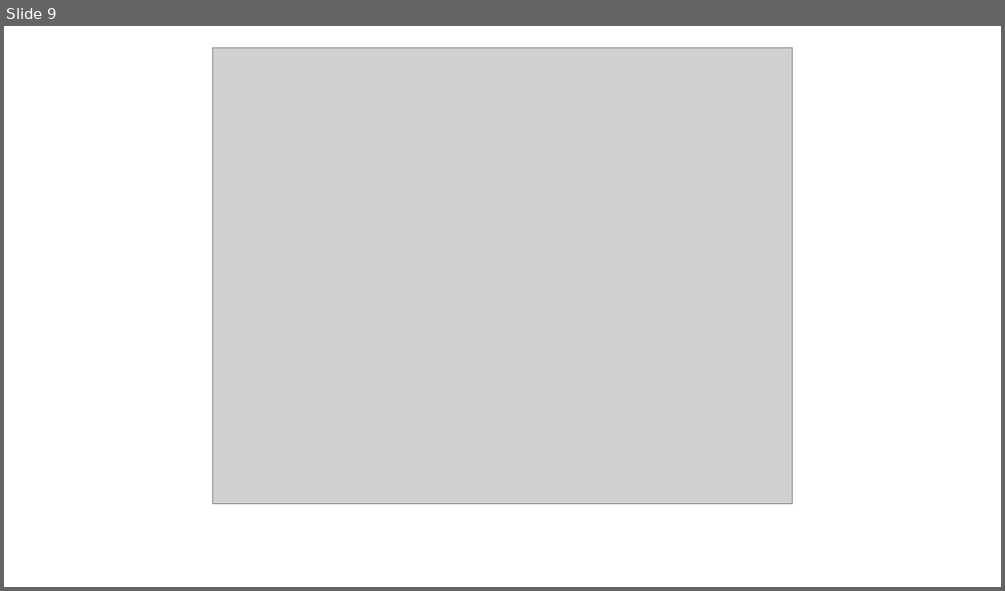
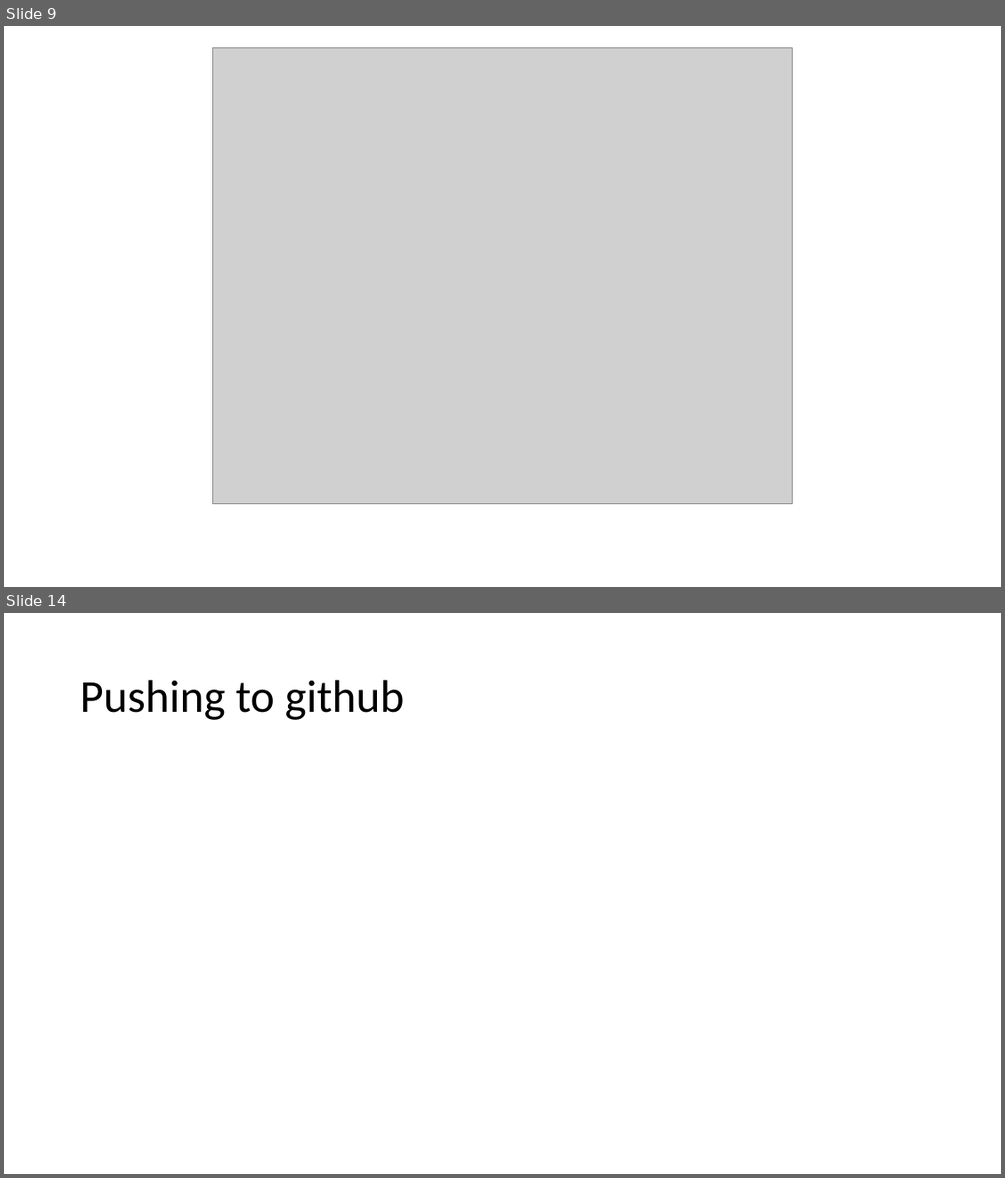
Before and after one commit to Narmada-98/git-git_hub-course, a slide deck: git and github.pptx. Shown one above the other, each under a label of ours: slide 9 before the commit, slides 9 and 14 after it; the slides between them are not shown. The pictures are 1005x591 and 1005x1178 pixels, drawn with LibreOffice and Linux fonts; fonts in the diff are those of the drawing; grey boxes stand for pictures. Boxes give left, top, right and bottom in pixels: in the first picture for what was removed or moved away, otherwise in the second. Text is boxed around its words. In the diff, an @@ line names an element or a change of style, - is before the commit and + after.

```diff
--- a/git and github.pptx
+++ b/git and github.pptx
@@ slide 14 added at [4,613,1001,1174], background #FFFFFF @@
@@ title added at [80,680,404,720], 44 pt, text #000000 @@
+Pushing to github
```
Also in this commit, not shown: 1 slide changed, 1 other slide added, 1 other file.
